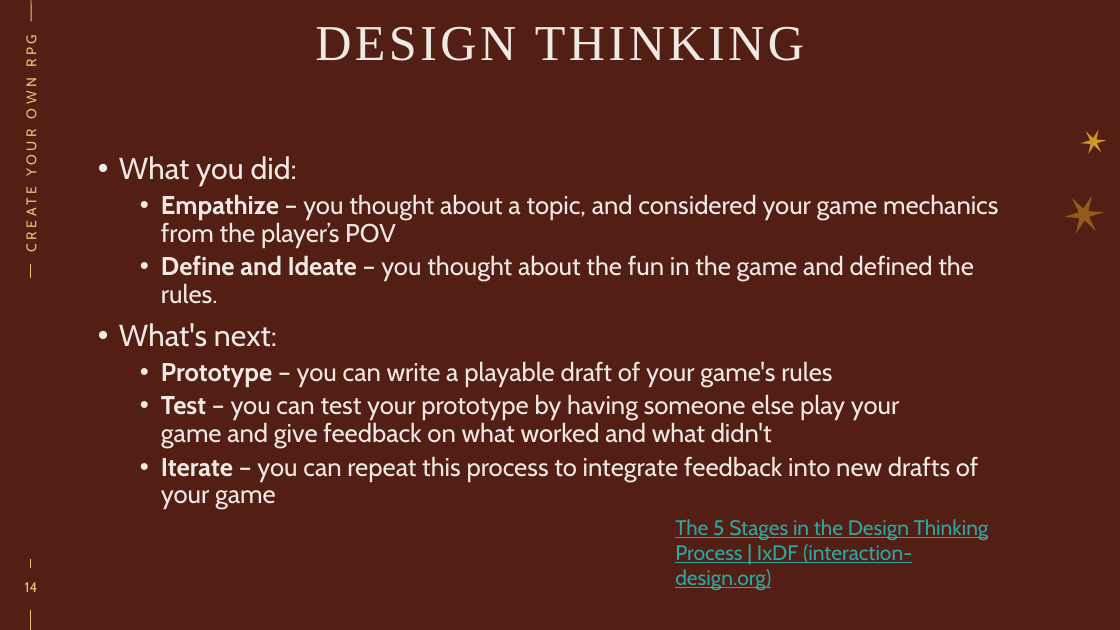
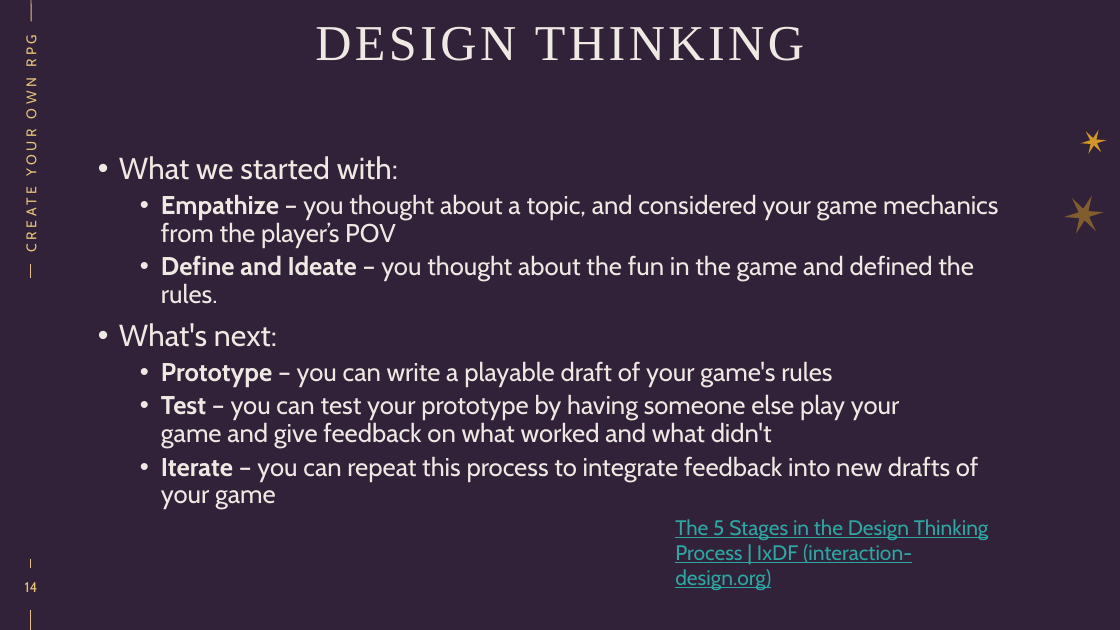
Before and after one commit to Microsoft-Storytellers-Guild/presentations, a slide deck: slide 7 of 10 minute Create your own one-page RPG - Washington Library Association Conference 2025/Create your own RPG - WLA Conference 2025.pptx. Drawn at 1120x630 pixels with LibreOffice and Linux fonts; fonts in the diff are those of the drawing; background and template pictures are left out. Boxes give left, top, right and bottom in pixels: in the first picture for what was removed or moved away, otherwise in the second. Text is boxed around its words. In the diff, an @@ line names an element or a change of style, - is before the commit and + after.

```diff
--- a/10 minute Create your own one-page RPG - Washington Library Association Conference 2025/Create your own RPG - WLA Conference 2025.pptx
+++ b/10 minute Create your own one-page RPG - Washington Library Association Conference 2025/Create your own RPG - WLA Conference 2025.pptx
@@ background #531F14 to #322239 @@
@@ text at (119,156,398,180): text changed @@
-• What you did:
+• What we started with:
```
Also in this commit, not shown: 3 other slides changed.
